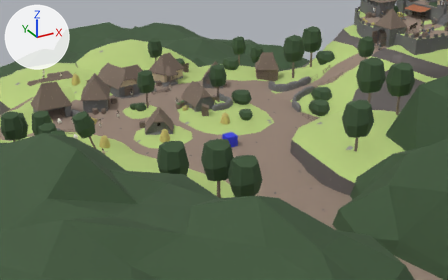
Before and after pictures for a commit that changed the glTF model public/models/medieval_castle_with_village.glb.
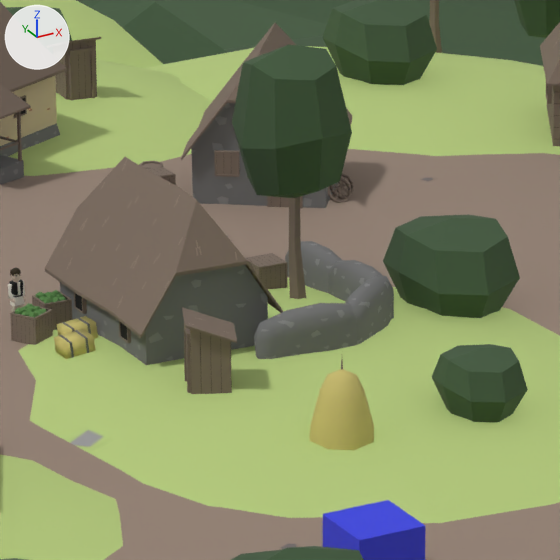
Each version appears first from a 50 mm lens placed at (-120.1, -107.1, 46.3), pointed at (-66.2, -9.2, -2.7), and next in a close-up on the part from 39% to 58% of the width and 21% to 50% of the height. The lights are fixed; the arrows at upper left show +X, +Y and +Z. The older version's two pictures come first. Where no turn or scale is listed for an object, it has been applied to the vertices.
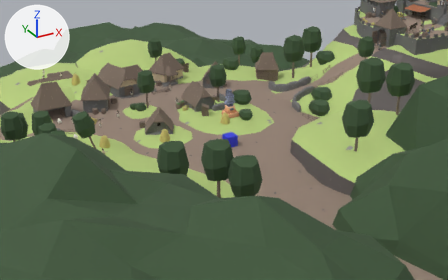
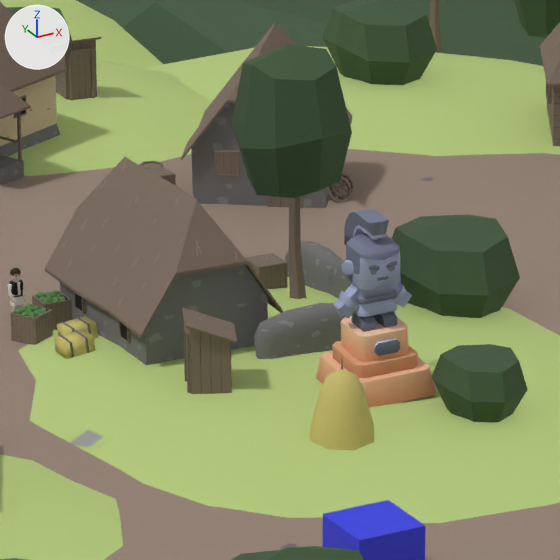
Location of each change, [x1, y1, x2, y2] in pixels of the close-ups (560 x 560 px):
'about-statue', added: after [316, 208, 436, 407]

What the commit changed:
Picture 'colormap' (img_colormap) is new.
Material 'colormap' (mat_colormap) is new.
Its texture is img_colormap.
Its roughness is 1.0.
Mesh me_statue_001 is new.
It has 363 vertices, 549 faces and spans x -1.49..1.49, y -1.49..1.49, z -0.08..5.38.
It uses material mat_colormap (picture img_colormap).
Object 'about-statue' (ob_about_statue) is new; it shows me_statue_001.
Its location is (-63.74, -7.19, 1.39).
